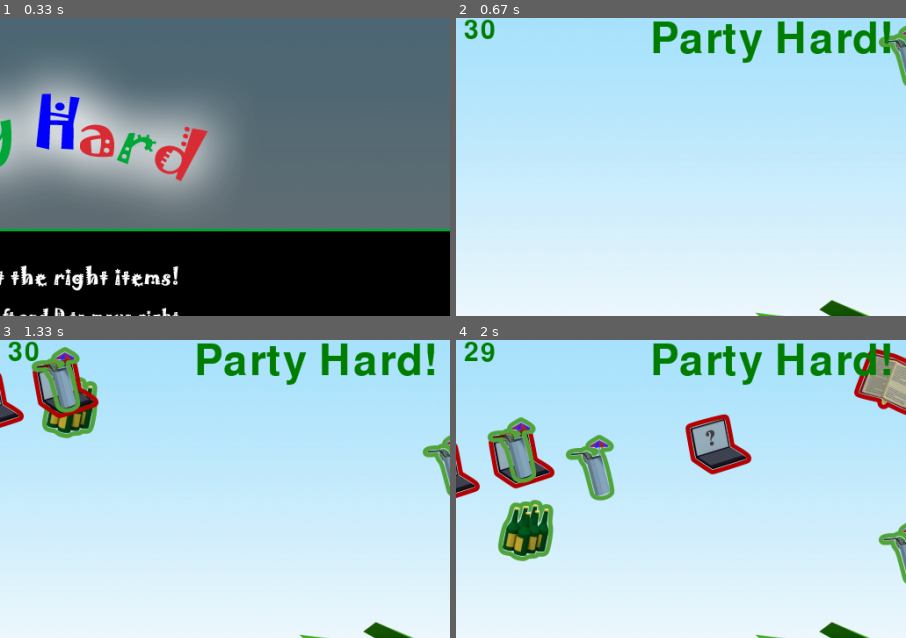
Above: before the commit, frames 1-4 (two rows, left to right).
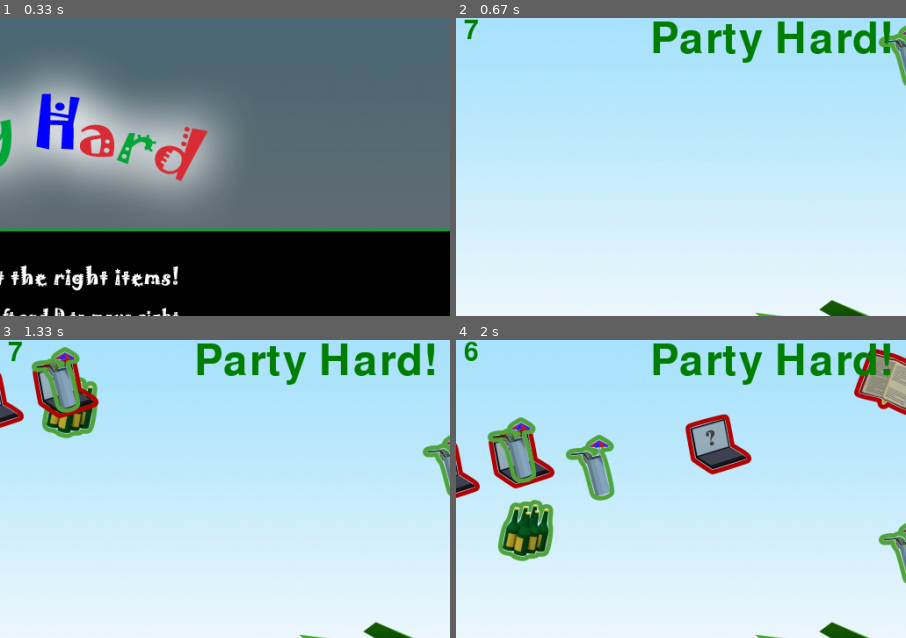
Above: after the commit, the same moments.

Repository: jlee7/ggj2015
Game: pygame game, started from partyhard/main.py
Same seed, same stepped clock (60 frames per second), same inputs: the game is played once before the commit and once after it. The source is Python 2; it was converted automatically to run under Python 3.
Inputs:
- Up to frame 1 (0.33 s): no input
- Up to frame 2 (0.67 s): tap Enter at 0.33 s
- Up to frame 3 (1.33 s): hold D 0.67-1.13 s; hold D from 1.17 s (still down)
- Up to frame 4 (2 s): release D at 1.63 s; hold A from 1.67 s (still down)
The pictures show only the part of the screen within x 47-97%, y 0-50%; the shares and areas given below are measured in that part.

Frame 1 is identical in both runs. In frame 2, 0.3% of the frame differs, in the area x 1-9%, y 0-8%; in frame 3, 0.3%; in frame 4, 0.3%.

Commit message:
highscore

Diff:
--- a/partyhard/game_model.py
+++ b/partyhard/game_model.py
@@ -1,7 +1,11 @@
 from event_manager import *
 from item_models import *
 import random
+import urllib
+import hashlib
+import socket
 
+SALT = "JosefManu"
 SCORE_POSITIV_CATCH = 10
 SCORE_NEGATIVE_CATCH = 5
 
@@ -20,6 +24,8 @@
         self.score = 0
         self.partytime = True
         self.state = self.STATE_RUNNING
+        #print urllib.urlopen("http://partyhard.p2-lab.com/submit.php?player=sdf&doof=3")
+        #print hashlib.sha224("300"+SALT).hexdigest()
 
     #----------------------------------------------------------------------
 
@@ -33,6 +39,11 @@
             self.flip_partytime()
         elif isinstance(event, StopGameEvent):
             self.state = self.STATE_PAUSED
+            # hghscore
+            hashed_score = hashlib.sha224(str(self.score)+SALT).hexdigest()
+            hostname = socket.gethostname()
+            url = "http://partyhard.p2-lab.com/submit.php?score=" + str(self.score) + "&hash=" + hashed_score + "&hname=" + hostname
+            urllib.urlopen(url)
         elif isinstance(event, RestartGameEvent):
             self.restart_game()
 
--- a/partyhard/time_controller.py
+++ b/partyhard/time_controller.py
@@ -2,7 +2,7 @@
 import pygame
 import random
 
-GAME_LENGTH_SEC = 30
+GAME_LENGTH_SEC = 7
 GAME_LENGTH = GAME_LENGTH_SEC * 1000
 tick_speed = 30 # framerate
 
